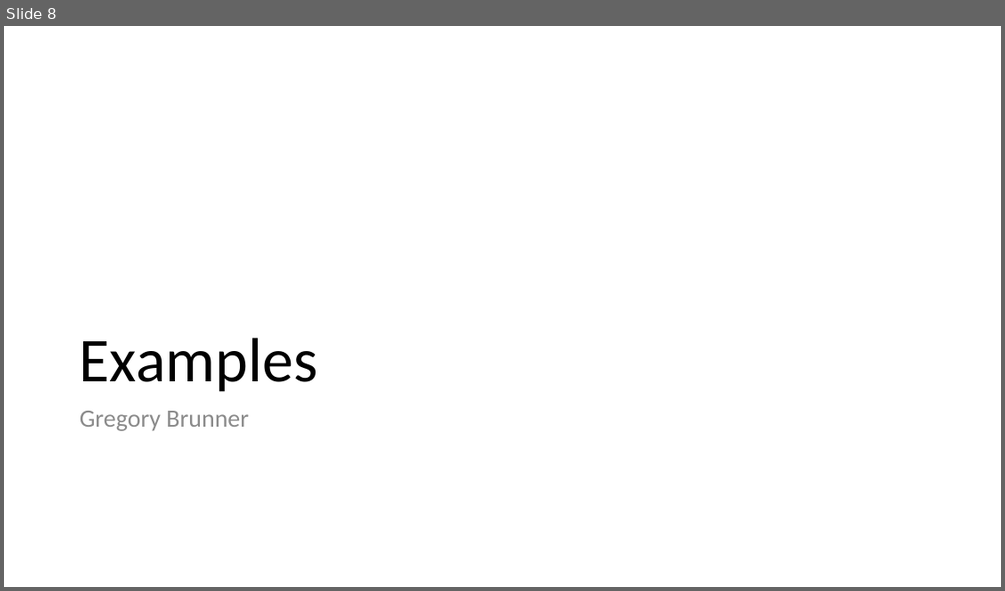
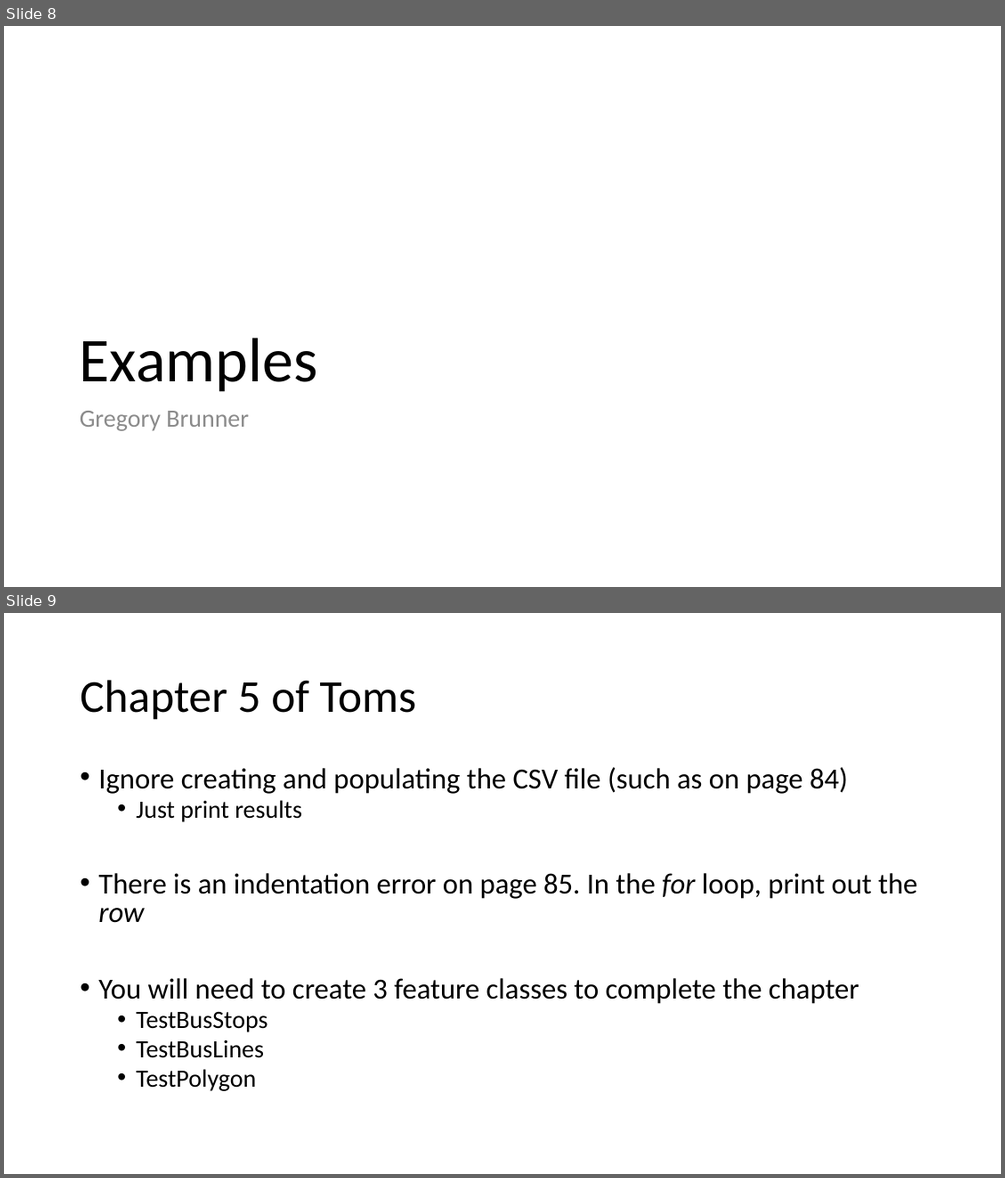
Before and after one commit to gbrunner/programming-for-gis-and-rs, a slide deck: Week_6/cursor_lecture.pptx. Shown one above the other, each under a label of ours: slide 8 before the commit, slides 8 and 9 after it. The pictures are 1005x591 and 1005x1178 pixels, drawn with LibreOffice and Linux fonts; fonts in the diff are those of the drawing. Boxes give left, top, right and bottom in pixels: in the first picture for what was removed or moved away, otherwise in the second. Text is boxed around its words. In the diff, an @@ line names an element or a change of style, - is before the commit and + after.

Commit message:
updated lecture

```diff
--- a/Week_6/cursor_lecture.pptx
+++ b/Week_6/cursor_lecture.pptx
@@ slide 9 added at <box>4,613,1001,1174</box>, background #FFFFFF @@
@@ title added at <box>80,680,417,720</box>, 44 pt, text #000000 @@
+Chapter 5 of Toms
@@ text added at <box>98,767,917,1091</box>, 28 pt, text #000000 @@
+• Ignore creating and populating the CSV file (such as on page 84)
+  • Just print results
+• There is an indentation error on page 85. In the for loop, print out the row
+• You will need to create 3 feature classes to complete the chapter
+  • TestBusStops
+  • TestBusLines
+  • TestPolygon
```
Also in this commit, not shown: 1 other slide added.
